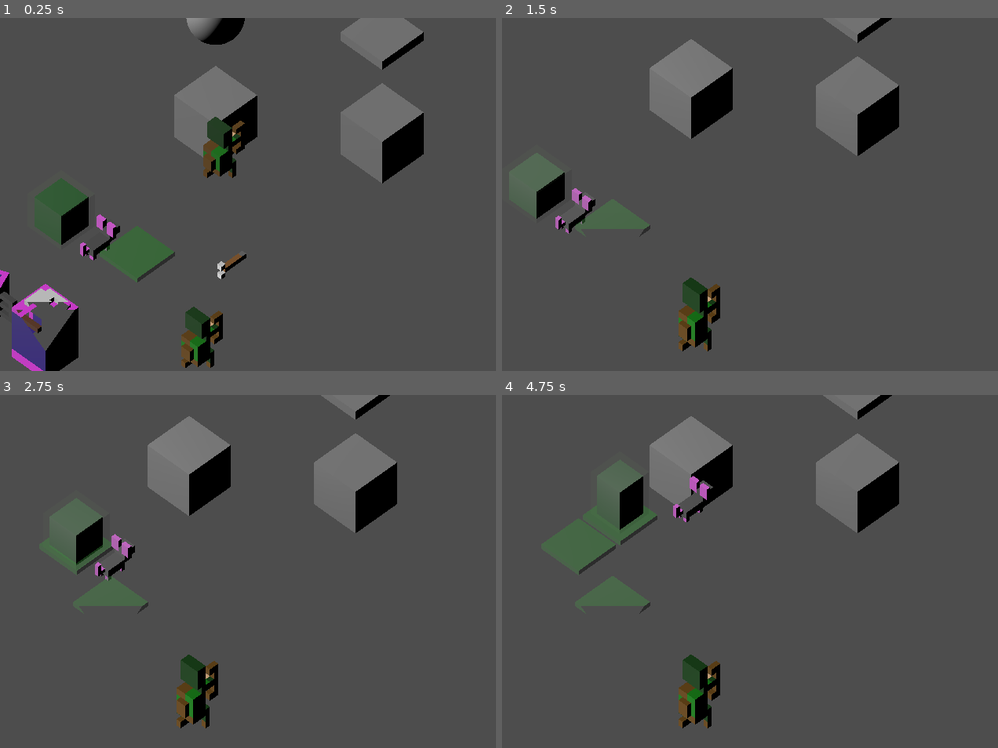
Above: before the commit, frames 1-4 (two rows, left to right).
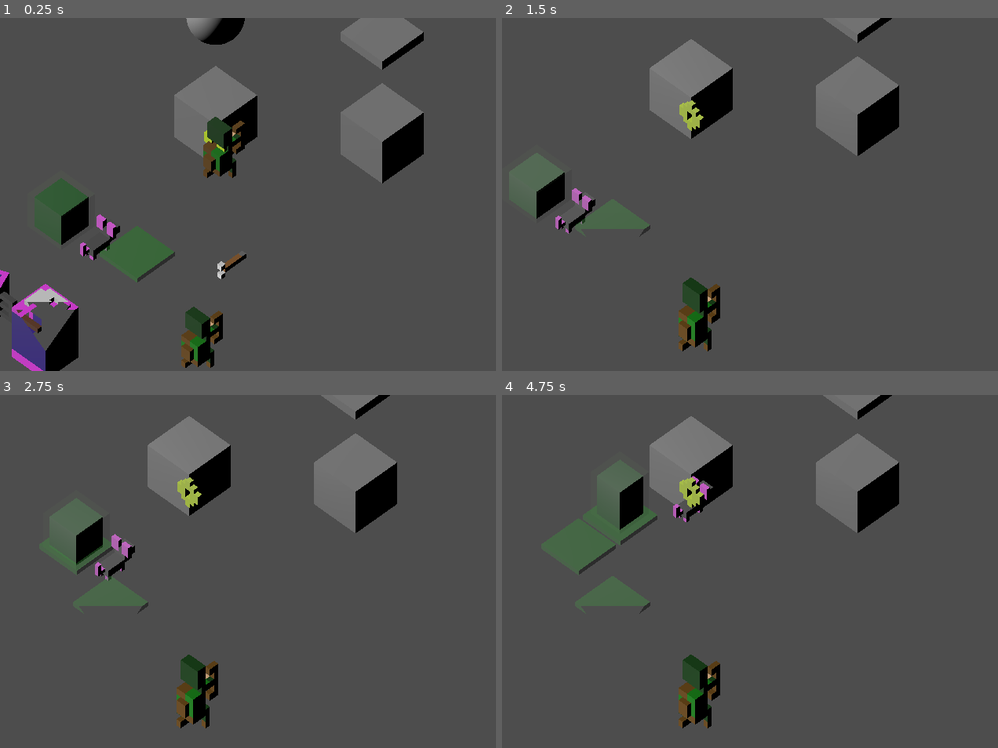
Above: after the commit, the same moments.

Repository: wenqiange/Looty-Dungeon-Recreation
Game: Godot game, scene res://Scenes/all_objects.tscn
Same seed, same stepped clock (60 frames per second), same inputs: the game is played once before the commit and once after it. This scene is started directly instead of the project's main scene.
Inputs:
- Up to frame 1 (0.25 s): no input
- Up to frame 2 (1.5 s): hold D (move_right) 0.53-1.28 s; tap Z (Action) at 0.6, 1.35 s; hold S (move_down) from 1.28 s (still down)
- Up to frame 3 (2.75 s): release S (move_down) at 2.03 s; hold D (move_right) from 2.03 s (still down); tap Z (Action) at 2.1 s
- Up to frame 4 (4.75 s): tap Enter at 2.75 s; release D (move_right) at 2.78 s; hold W (move_up) 2.78-3.53 s; tap Z (Action) at 2.85, 3.6, 4.35 s; hold A (move_left) from 3.53 s (still down); tap Space at 4.25 s

The runs differ from the first frame. In frame 1, less than 0.1% of the frame differs, in the area x 41-46%, y 31-38%; in frame 2, 0.2%; in frame 3, 0.2%; in frame 4, 0.3%, in the area x 35-41%, y 23-32%.

Commit message:
Some new things

Diff:
--- /dev/null
+++ b/looty-dungeon/Nodes/level_1.tscn
@@ -0,0 +1,90 @@
+[gd_scene format=3 uid="uid://dblv1x6lrurh2"]
+
+[ext_resource type="Script" path="res://Scripts/level.gd" id="1_ff3h8"]
+[ext_resource type="PackedScene" uid="uid://di5fq0hk2r255" path="res://Nodes/falling_ground.tscn" id="2_fgvht"]
+[ext_resource type="PackedScene" uid="uid://b7xjfjybpqqow" path="res://Nodes/ground_tile.tscn" id="3_dbp6f"]
+[ext_resource type="PackedScene" uid="uid://gpauov8g8ppc" path="res://Nodes/rat.tscn" id="4_knxk3"]
+[ext_resource type="PackedScene" uid="uid://cy003rfen1a3a" path="res://Nodes/arquero.tscn" id="5_dbp6f"]
+[ext_resource type="Script" uid="uid://ox6kstvmsf0i" path="res://Scripts/camera_follow.gd" id="6_knxk3"]
+
+[sub_resource type="Environment" id="Environment_wowpa"]
+ambient_light_source = 2
+ambient_light_color = Color(1, 1, 1, 1)
+ambient_light_energy = 0.1
+
+[node name="Level1" type="Node3D" unique_id=161529061]
+
+[node name="Level" type="Node3D" parent="." unique_id=1715661194 node_paths=PackedStringArray("player_spawn")]
+script = ExtResource("1_ff3h8")
+player_spawn = NodePath("PlayerSpawn")
+
+[node name="PlayerSpawn" type="Node3D" parent="Level" unique_id=1281263606]
+transform = Transform3D(1, 0, 0, 0, 1, 0, 0, 0, 1, 0, 0.5, 0)
+
+[node name="Falling_Ground" parent="Level" unique_id=1422386578 instance=ExtResource("2_fgvht")]
+initialZ = -1
+falling_time = 5.0
+animation_time = 2.0
+
+[node name="GroundTile" parent="Level/Falling_Ground" unique_id=1690565268 instance=ExtResource("3_dbp6f")]
+transform = Transform3D(1, 0, 0, 0, 1, 0, 0, 0, 1, 0, -0.5, 0)
+
+[node name="GroundTile2" parent="Level/Falling_Ground" unique_id=638126155 instance=ExtResource("3_dbp6f")]
+transform = Transform3D(1, 0, 0, 0, 1, 0, 0, 0, 1, 0, -0.5, 1)
+
+[node name="GroundTile3" parent="Level/Falling_Ground" unique_id=1024747531 instance=ExtResource("3_dbp6f")]
+transform = Transform3D(1, 0, 0, 0, 1, 0, 0, 0, 1, 0, -0.5, 2)
+
+[node name="GroundTile4" parent="Level/Falling_Ground" unique_id=1866864257 instance=ExtResource("3_dbp6f")]
+transform = Transform3D(1, 0, 0, 0, 1, 0, 0, 0, 1, -1, -0.5, 0)
+
+[node name="GroundTile5" parent="Level/Falling_Ground" unique_id=1498700771 instance=ExtResource("3_dbp6f")]
+transform = Transform3D(1, 0, 0, 0, 1, 0, 0, 0, 1, -1, -0.5, 1)
+
+[node name="GroundTile6" parent="Level/Falling_Ground" unique_id=1889466595 instance=ExtResource("3_dbp6f")]
+transform = Transform3D(1, 0, 0, 0, 1, 0, 0, 0, 1, -1, -0.5, 2)
+
+[node name="GroundTile7" parent="Level/Falling_Ground" unique_id=1075081472 instance=ExtResource("3_dbp6f")]
+transform = Transform3D(1, 0, 0, 0, 1, 0, 0, 0, 1, -2, -0.5, 0)
+
+[node name="GroundTile8" parent="Level/Falling_Ground" unique_id=904046628 instance=ExtResource("3_dbp6f")]
+transform = Transform3D(1, 0, 0, 0, 1, 0, 0, 0, 1, -2, -0.5, 1)
+
+[node name="GroundTile9" parent="Level/Falling_Ground" unique_id=2034925234 instance=ExtResource("3_dbp6f")]
+transform = Transform3D(1, 0, 0, 0, 1, 0, 0, 0, 1, -2, -0.5, 2)
+
+[node name="GroundTile10" parent="Level/Falling_Ground" unique_id=115293912 instance=ExtResource("3_dbp6f")]
+transform = Transform3D(1, 0, 0, 0, 1, 0, 0, 0, 1, 2, -0.5, 0)
+
+[node name="GroundTile11" parent="Level/Falling_Ground" unique_id=214401070 instance=ExtResource("3_dbp6f")]
+transform = Transform3D(1, 0, 0, 0, 1, 0, 0, 0, 1, 2, -0.5, 1)
+
+[node name="GroundTile12" parent="Level/Falling_Ground" unique_id=1343687258 instance=ExtResource("3_dbp6f")]
+transform = Transform3D(1, 0, 0, 0, 1, 0, 0, 0, 1, 2, -0.5, 2)
+
+[node name="GroundTile13" parent="Level/Falling_Ground" unique_id=701864529 instance=ExtResource("3_dbp6f")]
+transform = Transform3D(1, 0, 0, 0, 1, 0, 0, 0, 1, 1, -0.5, 0)
+
+[node name="GroundTile14" parent="Level/Falling_Ground" unique_id=109378242 instance=ExtResource("3_dbp6f")]
+transform = Transform3D(1, 0, 0, 0, 1, 0, 0, 0, 1, 1, -0.5, 1)
+
+[node name="GroundTile15" parent="Level/Falling_Ground" unique_id=116708685 instance=ExtResource("3_dbp6f")]
+transform = Transform3D(1, 0, 0, 0, 1, 0, 0, 0, 1, 1, -0.5, 2)
+
+[node name="Rat" parent="Level" unique_id=1608742070 instance=ExtResource("4_knxk3")]
+transform = Transform3D(1, 0, 0, 0, 1, 0, 0, 0, 1, 0, 0.4, 2)
+
+[node name="Arquero" parent="." unique_id=1232147745 instance=ExtResource("5_dbp6f")]
+transform = Transform3D(1, 0, 0, 0, 1, 0, 0, 0, 1, 0, 0.5, 0)
+
+[node name="Camera3D" type="Camera3D" parent="." unique_id=385508313 node_paths=PackedStringArray("follow")]
+transform = Transform3D(-0.7071068, 0.5, -0.5, 0, 0.7071068, 0.7071068, 0.7071068, 0.5, -0.5, -2, 2, 0)
+environment = SubResource("Environment_wowpa")
+projection = 1
+size = 4.0
+script = ExtResource("6_knxk3")
+follow = NodePath("../Arquero")
+min_x = -4.0
+
+[node name="DirectionalLight3D" type="DirectionalLight3D" parent="." unique_id=2049277993]
+transform = Transform3D(0.9330128, 0.25881907, -0.25000006, 0.2588191, -4.222196e-08, 0.96592593, 0.25, -0.9659258, -0.06698735, 0, 0, -3)
--- a/looty-dungeon/Scenes/all_objects.tscn
+++ b/looty-dungeon/Scenes/all_objects.tscn
@@ -19,6 +19,7 @@
 [ext_resource type="PackedScene" uid="uid://dqx2ty1287qwm" path="res://Nodes/solid_elephant.tscn" id="17_7koev"]
 [ext_resource type="PackedScene" uid="uid://gyjh3tmgue4g" path="res://Nodes/solid_lamp.tscn" id="18_nhfcm"]
 [ext_resource type="ArrayMesh" uid="uid://c13i4nrbp7ay" path="res://Models/Decorative_objects/obstacle_solid.obj" id="19_ko8nj"]
+[ext_resource type="PackedScene" uid="uid://d3i066x4iht6l" path="res://Scenes/coin.tscn" id="20_3qy4e"]
 
 [sub_resource type="BoxShape3D" id="BoxShape3D_8od7v"]
 
@@ -158,3 +159,5 @@
 [node name="CollisionShape3D" type="CollisionShape3D" parent="solid_object" unique_id=1613601177]
 transform = Transform3D(1, 0, 0, 0, 1, 0, 0, 0, 1, 0.007385254, 0.36193848, 0.008392334)
 shape = SubResource("BoxShape3D_00xw6")
+
+[node name="coin" parent="." unique_id=1589209570 instance=ExtResource("20_3qy4e")]
--- /dev/null
+++ b/looty-dungeon/Scenes/coin.tscn
@@ -0,0 +1,11 @@
+[gd_scene format=3 uid="uid://d3i066x4iht6l"]
+
+[ext_resource type="ArrayMesh" uid="uid://cv77tgk5t3avf" path="res://Models/Character/coin.obj" id="1_2qo34"]
+
+[node name="coin" type="AnimatableBody3D" unique_id=1589209570]
+
+[node name="CollisionShape3D" type="CollisionShape3D" parent="." unique_id=334822843]
+
+[node name="MeshInstance3D" type="MeshInstance3D" parent="." unique_id=1532888138]
+transform = Transform3D(1, 0, 0, 0, 1, 0, 0, 0, 1, 0.02458644, 0, 0.038879454)
+mesh = ExtResource("1_2qo34")
Not shown, added: looty-dungeon/Models/Character/coin.mtl
Not shown, added: looty-dungeon/Models/Character/coin.obj
Not shown, added: looty-dungeon/Models/Character/coin.obj.import
Binary file added: looty-dungeon/Models/Character/coin.png
Not shown, added: looty-dungeon/Models/Character/coin.png.import
Not shown, added: looty-dungeon/Sounds/arrow_sound.mp3.import
Not shown, added: looty-dungeon/Sounds/arrow_sound.mp3
